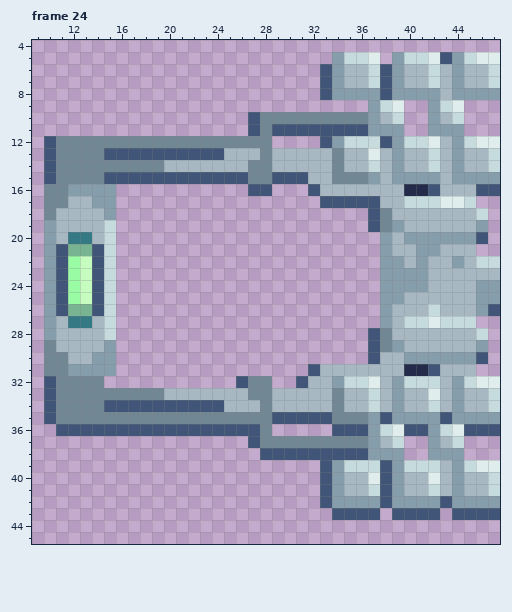
Pixel-art file: public/assets/graphics/snek-wearables.ase. The picture above is the old version.
48x48 pixels, 24 frames. Colours within 5 levels of each other are drawn and written as one. Shown: frame 24: x 9..47, y 4..45. The commit also changed other frames, which this record leaves out.
After the commit:
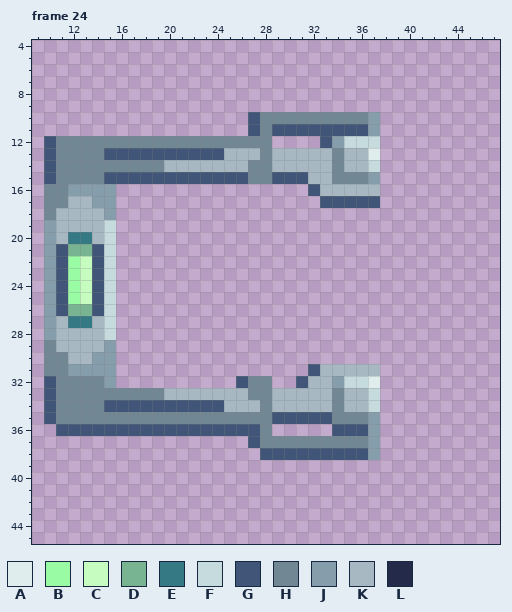
Palette (. is transparent): A #dfeded  B #9afba5  C #c6fcc0  D #78b392  E #357985  F #c6dbde  G #405578  H #728794  J #869dab  K #a7b8c2  L #242b4a
The exact change:
Changed rows in their new state; - is an unchanged pixel.
Frame 24, layer "Layer 1":
first column x 15:
 5 -------------------....-.........
 6 ------------------...............
 7 ------------------...............
 8 ------------------...............
 9 ----------------------...--...---
10 -----------------------..--...---
11 -----------------------..--...---
12 -----------------------..........
13 -----------------------..........
14 -----------------------..........
15 -----------------------..........
16 ------------..---------..........
17 -----------------------........--
18 ----------------------..........-
19 ----------------------..........-
20 -----------------------.........-
21 -----------------------........--
22 -----------------------..........
23 -----------------------..........
24 -----------------------..........
25 -----------------------..........
26 -----------------------..........
27 -----------------------........--
28 ----------------------..........-
29 ----------------------..........-
30 ----------------------..........-
31 -----------------------........--
32 J----------------------..........
33 -----------------------..........
34 -----------------------..........
35 -----------------------..........
36 -----------------------..........
37 -----------------------..--...---
38 -----------------------..--...---
39 ------------------...............
40 ------------------...............
41 ------------------...............
42 ------------------...............
43 -------------------....-....-....
Changed places in both pictures, as pixel boxes (x1, y1, x2, y2):
erased: (320, 52, 500, 520)
erased: (248, 184, 272, 196)
added: (104, 376, 116, 388)
